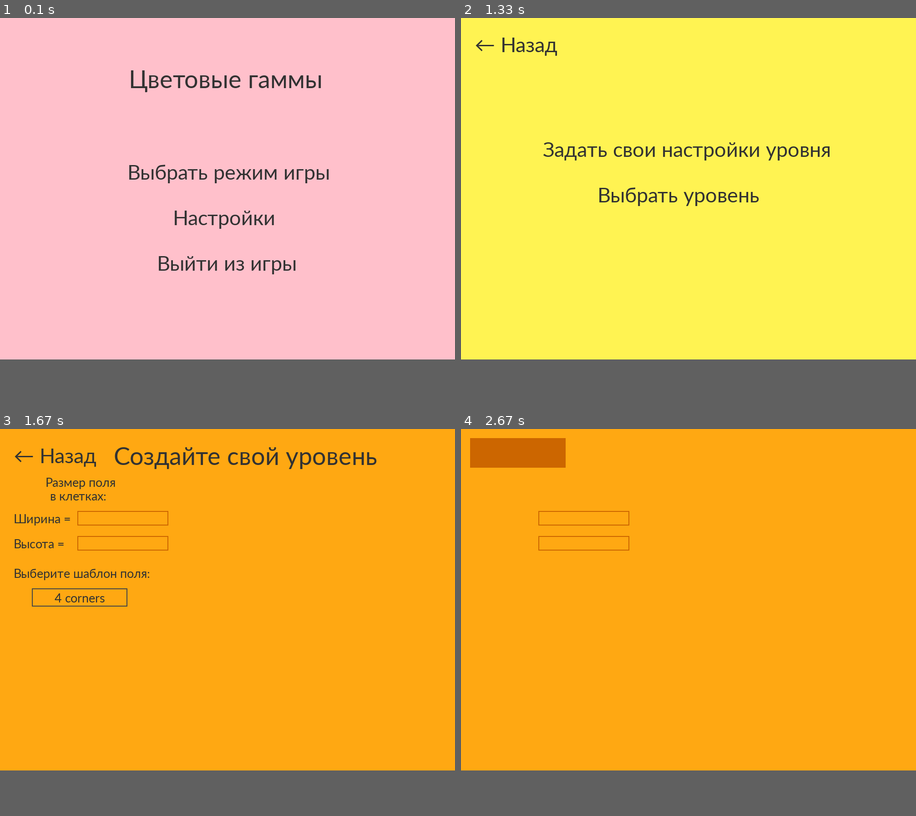
Above: before the commit, frames 1-4 (two rows, left to right).
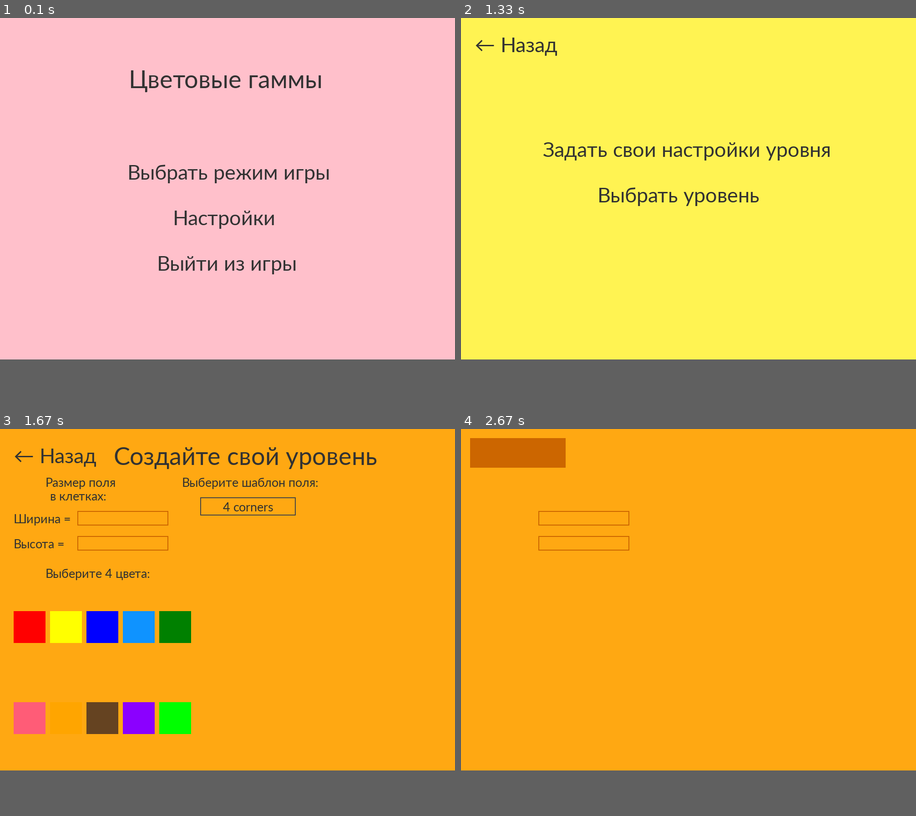
Above: after the commit, the same moments.

Repository: Angelina-ainel/PyGame-Project
Game: pygame game, started from menu.py
Two runs of this game, one before a commit and one after it. Both use one fixed random seed, a clock stepped at 60 frames per second and the inputs below.
Inputs (mouse positions are in pixels of both pictures, inside the frame that each line leads up to):
- Up to frame 1 (0.1 s): no input
- Up to frame 2 (1.33 s): press the mouse at (683, 215) at 0.37 s; move the mouse to (674, 153) at 0.47 s; release the mouse at (670, 95) at 0.6 s; press the mouse at (515, 41) at 0.7 s; move the mouse to (524, 165) at 0.8 s; release the mouse at (529, 288) at 0.93 s; click "Выбрать режим игры" at 1.05 s
- Up to frame 3 (1.67 s): press the mouse at (227, 556) at 1.37 s; move the mouse to (150, 560) at 1.47 s; release the mouse at (72, 568) at 1.6 s
- Up to frame 4 (2.67 s): press the mouse at (488, 719) at 1.7 s; move the mouse to (524, 684) at 1.8 s; release the mouse at (561, 653) at 1.93 s; click "← Назад" at 2.58 s

Frames 1-2 are identical in both runs. In frame 3, 6.2% of the frame differs, in the area x 3-70%, y 12-79%; in frame 4, nothing differs.

Commit message:
finish select menu

Diff:
--- a/menu.py
+++ b/menu.py
@@ -18,6 +18,9 @@
 
 c_font = 'calibri'
 up_font = pg.font.SysFont(c_font, 60)
+down_font = pg.font.SysFont(c_font, 30)
+
+select_color = down_font.render('✓', True, (50, 50, 50))
 
 difficulty = {1: 'beginner',
               2: 'easy',
@@ -88,7 +91,40 @@
         print_text(text, x + 10, y + 10, font_size=font_size)
 
 
-# class ColorButton(Button):
+class ColorButton(Button):
+    def __init__(self, width, height, inactive_color, active_color):
+        super().__init__(width, height, inactive_color, active_color)
+        self.width = width
+        self.height = height
+        self.inactive_color = inactive_color
+        self.active_color = active_color
+
+    def draw(self, x, y, text, action=None, font_size=50):
+        mouse = pg.mouse.get_pos()
+        click = pg.mouse.get_pressed()
+        global color_list, down_font, select_color
+
+        if x < mouse[0] < x + self.width and y < mouse[1] < y + self.height and click[0] == 1:
+            pg.draw.rect(screen, self.active_color, (x, y, self.width, self.height))
+            if len(color_list) < 3:
+                print(len(color_list))
+                color_list.append(self.active_color)
+                print(color_list)
+                time.sleep(0.3)
+
+            else:
+                for i in color_list:
+                    break
+                color_list.remove(i)
+                color_list.append(self.active_color)
+                print(color_list)
+                time.sleep(0.3)
+
+        else:
+            pg.draw.rect(screen, self.inactive_color, (x, y, self.width, self.height))
+
+
+color_list = []
 
 
 class Droplist:
@@ -259,9 +295,9 @@
             all_sprites.draw(screen)
             clock.tick(fps)
             if not all_sprites:
-                screen = pg.display.set_mode(size) # это убрать здесь
-                switch_scene(levels) #
-                levels() #
+                screen = pg.display.set_mode(size)  # это убрать здесь
+                switch_scene(levels)  #
+                levels()  #
                 # вот здесь должен появляться результат пользователя(count_moves) и поощрительные слова,
                 # а потом при нажатии на какую-нибудь кнопку назад возврашение на levels
         pg.display.flip()
@@ -314,8 +350,7 @@
 
 def user_level():
     time.sleep(0.25)
-    global up_font, c_font
-    down_font = pg.font.SysFont(c_font, 30)
+    global up_font, c_font, down_font, select_color
 
     back = Button(210, 65, (255, 168, 18), (204, 102, 0))
 
@@ -335,8 +370,21 @@
         r = r[0]
         templates_list.append(r)
     drop_list = Droplist(
-        70, 350, 210, 40, (255, 168, 18), COLOR_INACTIVE_S_U, pg.font.SysFont(c_font, 30),
+        440, 150, 210, 40, (255, 168, 18), COLOR_INACTIVE_S_U, pg.font.SysFont(c_font, 30),
         templates_list)
+
+    select_color_text = down_font.render('Выберите 4 цвета:', True, (50, 50, 50))
+    red_button = ColorButton(70, 70, (255, 0, 0), (255, 0, 0))
+    yellow_button = ColorButton(70, 70, (255, 255, 0), (255, 255, 0))
+    dark_blue_button = ColorButton(70, 70, (0, 0, 255), (0, 0, 255))
+    blue_button = ColorButton(70, 70, (15, 147, 255), (15, 147, 255))
+    green_button = ColorButton(70, 70, (0, 128, 0), (0, 128, 0))
+    pink_button = ColorButton(70, 70, (255, 92, 119), (255, 92, 119))
+    orange_button = ColorButton(70, 70, (255, 165, 0), (255, 165, 0))
+    brown_button = ColorButton(70, 70, (101, 67, 33), (101, 67, 33))
+    violet_button = ColorButton(70, 70, (139, 0, 255), (139, 0, 255))
+    light_green_button = ColorButton(70, 70, (0, 255, 0), (0, 255, 0))
+
     clock = pg.time.Clock()
     while True:
         events = pg.event.get()
@@ -361,7 +409,19 @@
         back.draw(20, 20, '← Назад', select_menu)
 
         drop_list.draw(screen)
-        screen.blit(drop_list_text, (30, 300))
+        screen.blit(drop_list_text, (400, 100))
+
+        screen.blit(select_color_text, (100, 300))
+        red_button.draw(30, 400, '')
+        yellow_button.draw(110, 400, '')
+        dark_blue_button.draw(190, 400, '')
+        blue_button.draw(270, 400, '')
+        green_button.draw(350, 400, '')
+        pink_button.draw(30, 600, '')
+        orange_button.draw(110, 600, '')
+        brown_button.draw(190, 600, '')
+        violet_button.draw(270, 600, '')
+        light_green_button.draw(350, 600, '')
 
         screen.blit(up_text, (250, 25))
 
@@ -472,12 +532,12 @@
         elif current_level in es_n_levels:
             s = current_level.split('.')
             s = s[0][-1]
-            text_surface = up_font.render(f'Уровень {int(s) + 4}', True, (50, 50, 50))
+            text_surface = up_font.render(f'Уровень {int(s) + 2}', True, (50, 50, 50))
             screen.blit(text_surface, (375, 20))
         else:
             s = current_level.split('.')
             s = s[0][-2:]
-            text_surface = up_font.render(f'Уровень {int(s) + 4}', True, (50, 50, 50))
+            text_surface = up_font.render(f'Уровень {int(s) + 2}', True, (50, 50, 50))
             screen.blit(text_surface, (375, 20))
         play.draw(420, 650, '     Играть', game, font_size=30)
         image = load_image(current_level)
